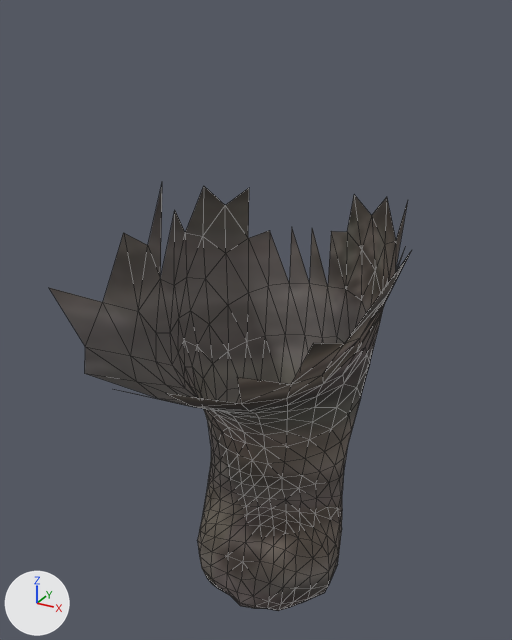
Two versions of the glTF model src/main/resources/assets/skyblocks/models/complex/oiia_cat_leg_bl.glb, one commit apart.
Camera for both pictures: a camera (50 mm lens) standing at (11.98, 2.28, 11.69) and looking at (5.66, 13.78, 5.94). Lighting does not change. The marker at lower left points along +X, +Y and +Z. The older version comes first. Mesh edges are drawn as thin lines. Vertices at exactly the same position are counted once.

Script lines for the objects in view, before the commit:
```python
me_oiiacat_leg_bl = bpy.data.meshes.new('OiiaCat_leg_bl')
me_oiiacat_leg_bl.from_pydata(...)  # 406 vertices, 766 faces; spans x 3.08..9.35, y 9.49..17.61, z -0.38..8.64
me_oiiacat_leg_bl.materials.append(mat_muchkin2)  # picture img_muchkin2_basecolor
ob_oiiacat_leg_bl = bpy.data.objects.new('OiiaCat_leg_bl', me_oiiacat_leg_bl)
ob_oiiacat_leg_bl.location = (0.0, 0.0, 0.0)
```
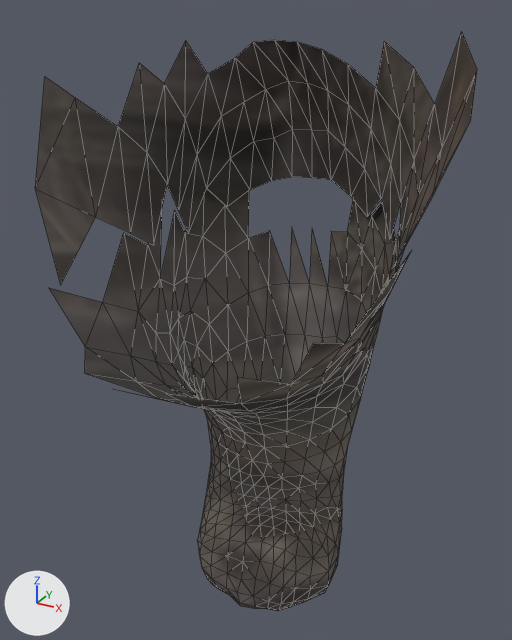
Changed parts and their boxes (x1, y1, x2, y2) in the pictures (512 x 640 px):
'OiiaCat_leg_bl', reshaped (22% wider, 36% taller): before (50, 186, 411, 611); after (35, 32, 477, 611)
part 1 of me_oiiacat_leg_bl, added: after (35, 32, 477, 291)

The change, as a diff of the scene's bpy script:
```diff
--- a/src/main/resources/assets/skyblocks/models/complex/oiia_cat_leg_bl.glb.py
+++ b/src/main/resources/assets/skyblocks/models/complex/oiia_cat_leg_bl.glb.py
@@ me_oiiacat_leg_bl @@
 # used by ob_oiiacat_leg_bl; location = (0.0, 0.0, 0.0)
-me_oiiacat_leg_bl.from_pydata(...)  # 406 vertices, 766 faces; spans x 3.08..9.35, y 9.49..17.61, z -0.38..8.64
+me_oiiacat_leg_bl.from_pydata(...)  # 475 vertices, 858 faces; spans x 1.57..9.87, y 9.49..17.7, z -0.38..11.38
+# me_oiiacat_leg_bl part 1: a new loose piece of 69 vertices spanning x 1.57..9.87, y 10.78..17.7, z 7.14..11.38, in mat_muchkin2 (picture img_muchkin2_basecolor)
 me_oiiacat_leg_bl.materials.append(mat_muchkin2)
```
